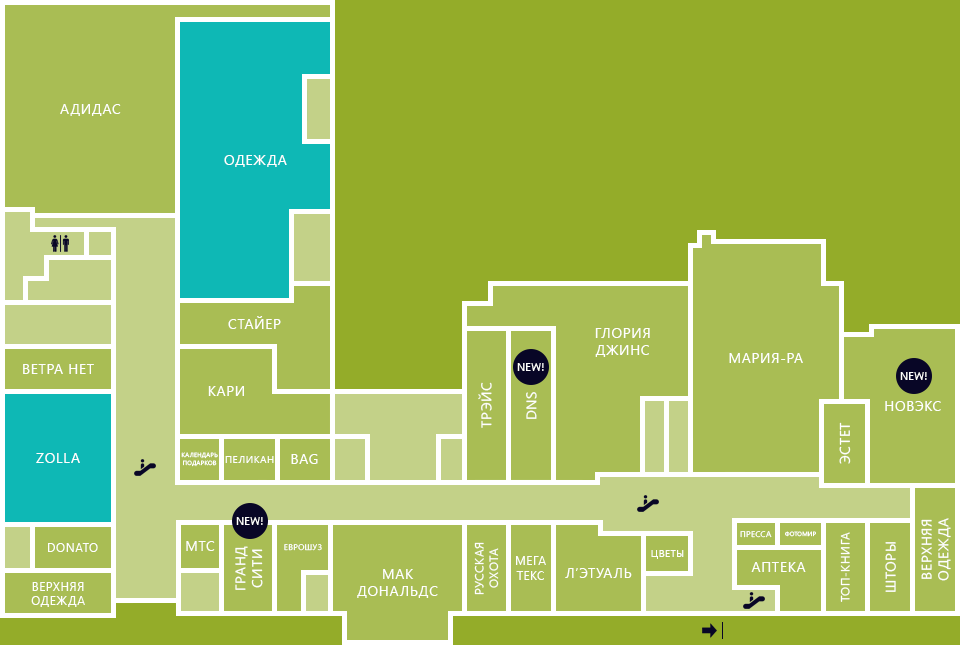
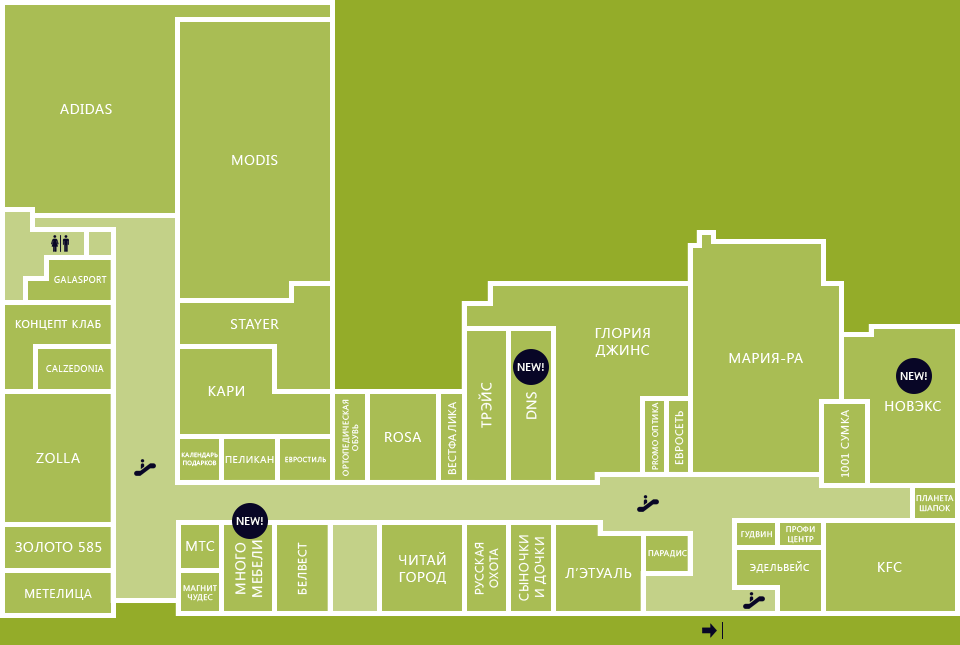
Layers edited between the first and the second (960, 645) image:
removed layer "Одежда" from group "названия отделов" over [224, 155, 287, 167]
removed layer "Адидас" from group "названия отделов" over [60, 104, 121, 116]
removed layer "Глория джинс" from group "названия отделов" over [595, 328, 650, 357]
removed layer "Мария-ра" from group "названия отделов" over [729, 353, 803, 363]
removed layer "Верхняя одежда" (1st of 2, in "karta1_радуга кемерово 1 этаж" › "названия отделов") from group "названия отделов" over [921, 518, 951, 581]
removed layer "Мега текс" from group "названия отделов" over [516, 556, 546, 580]
removed layer "Русская охота" from group "названия отделов" over [474, 542, 499, 595]
removed layer "Мак Дональдс" from group "названия отделов" over [357, 569, 438, 598]
removed layer "Гранд сити" from group "названия отделов" over [235, 546, 263, 590]
removed layer "Верхняя одежда" (2nd of 2, in "karta1_радуга кемерово 1 этаж" › "названия отделов") from group "названия отделов" over [31, 582, 85, 607]
removed layer "Ветра нет" from group "названия отделов" over [23, 364, 94, 374]
added layer "Слой 123" in group "названия отделов" over [15, 104, 954, 602]
added layer "Слой 121" in group "контуры" over [5, 22, 955, 618]
renamed "Прямоугольник 40 копия 5" to "старый", hid it, painted on it over [5, 22, 955, 645]
hid group "подсветка одежда" (2 layers) over [5, 22, 335, 527]
removed layer "layer3" from group "бэкграунд" over [5, 527, 35, 568]
removed layer "layer4" from group "бэкграунд" over [301, 570, 328, 611]
removed layer "layer5" from group "бэкграунд" over [302, 74, 330, 144]
removed layer "layer6" from group "бэкграунд" over [289, 209, 330, 281]
removed layer "layer7" from group "бэкграунд" over [5, 207, 915, 616]
removed layer "bg" from group "бэкграунд" over [5, 22, 955, 645]
added layer "Слой 122" in group "бэкграунд" over [5, 22, 955, 618]
…and 36 more changes (36 removed)
